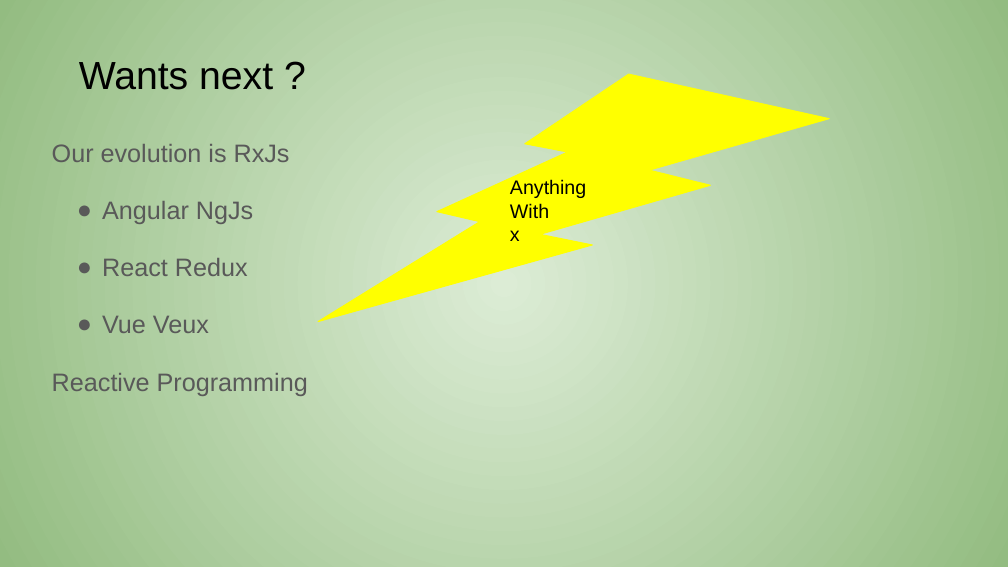
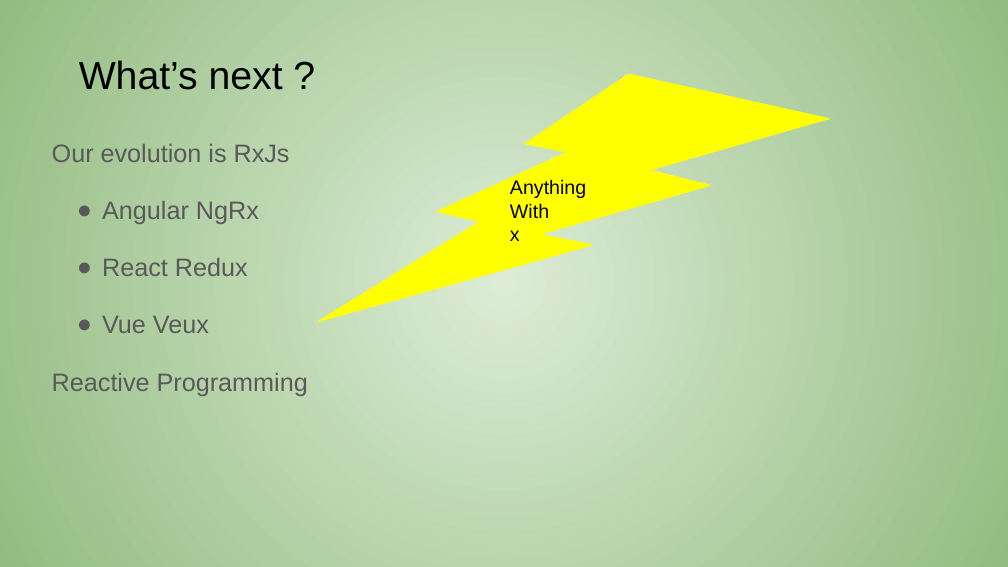
Before and after one commit to amanecer2/spaghetti-to-reactive, a slide deck: slide 23 of from spageti to reactive.pptx (slide 22 before the commit). Drawn at 1008x567 pixels with LibreOffice and Linux fonts; fonts in the diff are those of the drawing. Boxes give left, top, right and bottom in pixels: in the first picture for what was removed or moved away, otherwise in the second. Text is boxed around its words. In the diff, an @@ line names an element or a change of style, - is before the commit and + after.

```diff
--- a/from spageti to reactive.pptx
+++ b/from spageti to reactive.pptx
@@ title at (x1=79, y1=60, x2=283, y2=90): text changed @@
-Wants next ?
+What’s next ?
@@ text at (x1=102, y1=201, x2=259, y2=224): text changed @@
-● Angular NgJs
+● Angular NgRx
```
Also in this commit, not shown: 11 other slides changed, 1 slide added.
